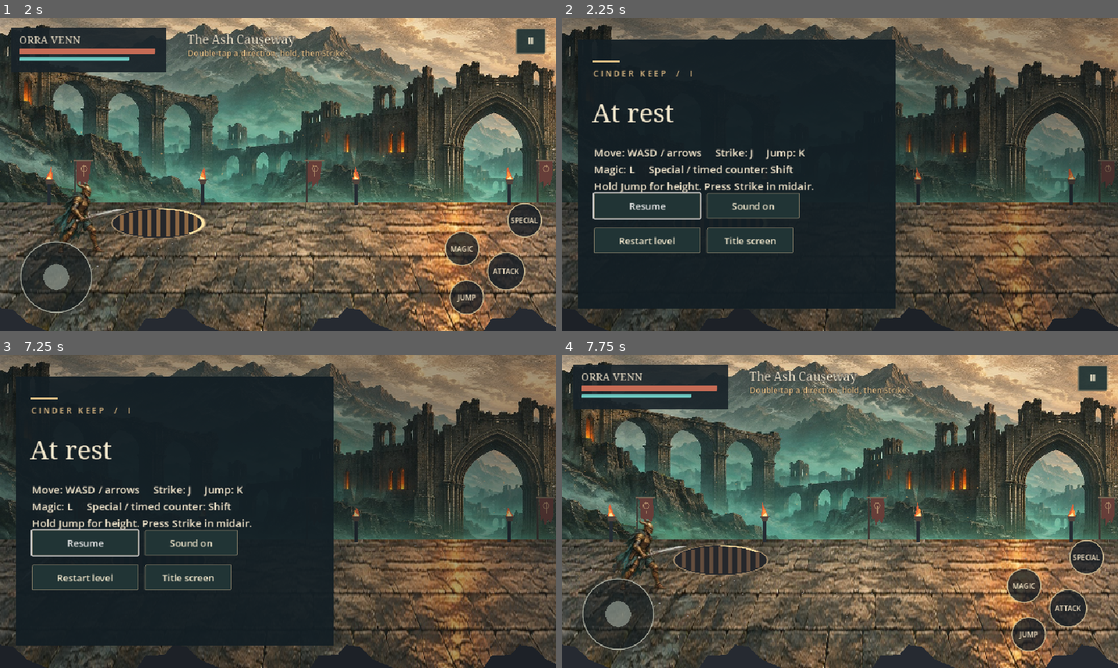
Above: before the commit, frames 1-4 (two rows, left to right).
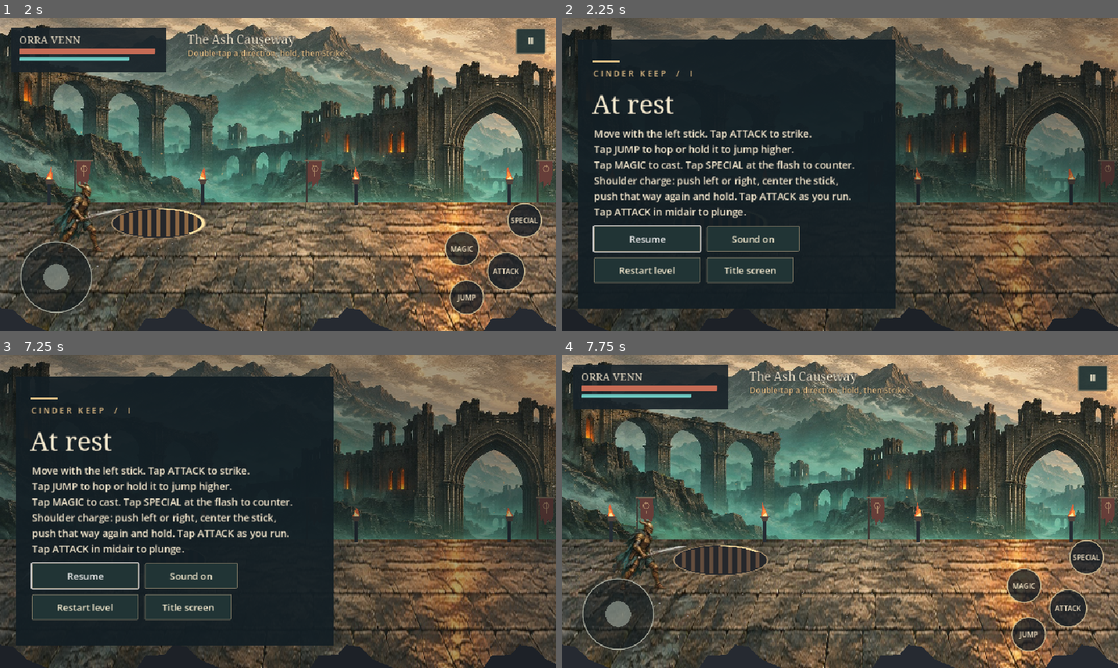
Above: after the commit, the same moments.

Repository: AmosLain/shadowrealms
Game: Godot game, scene res://scenes/Keep.tscn
Same seed, same stepped clock (60 frames per second), same inputs: the game is played once before the commit and once after it.
Inputs (mouse positions are in pixels of both pictures, inside the frame that each line leads up to):
- Up to frame 1 (2 s): click "Enter the keep" at 0.5 s; click "Begin with Orra Venn" at 1.25 s
- Up to frame 2 (2.25 s): click "Ⅱ" at 2 s
- Up to frame 3 (7.25 s): click "Resume" at 2.75 s; tap A (left) every 0.75 s from 3.5 to 6.5 s; move the mouse to (400, 495) at 3.52 s; hold D (right) 3.53-4.25 s; tap J (attack) at 3.6, 6.6 s; click (400, 495) at 3.67 s; tap K (jump) at 3.77, 4.07, 5.3, 6.77, 7.07 s; tap L (magic) at 3.8, 6.8 s; drag from (166, 527) to (88, 589) at 4.27 s; move the mouse to (333, 442) at 5.02 s; hold D (right) 5.03-5.75 s; tap Shift (special) at 5.1 s; drag from (250, 574) to (127, 589) at 5.77 s; move the mouse to (444, 558) at 6.52 s; hold A (left) from 6.53 s (still down); tap Escape (pause) at 7.15 s
- Up to frame 4 (7.75 s): release A (left) at 7.25 s; click "Restart level" at 7.25 s

Frame 1 is identical in both runs. In frame 2, 7.1% of the frame differs, in the area x 5-53%, y 24-85%; in frame 3, 7.1%; in frame 4, nothing differs.

Commit message:
Show device and hero controls in the pause menu

Diff:
--- a/scripts/interface.gd
+++ b/scripts/interface.gd
@@ -6,6 +6,7 @@
 var panel: Control
 var hud: Control
 var touch
+var touch_controls := DisplayServer.is_touchscreen_available()
 var hero_name:Label
 var buff:Label
 var hp: ProgressBar
@@ -98,7 +99,7 @@
 		panel.remove_child(child)
 		child.queue_free()
 	hud.visible=which=="play"
-	touch.visible=hud.visible and DisplayServer.is_touchscreen_available()
+	touch.visible=hud.visible and touch_controls
 	touch.reset()
 	panel.visible=which!="play"
 	if not panel.visible: return
@@ -130,17 +131,45 @@
 			preview.configure(arena.selected,arena)
 			preview.position=Vector2(722,407)
 			preview.scale=Vector2.ONE*2.35
-		"pause","lost","won":
-			var title:String={"pause":"At rest","lost":"The oath falls","won":"The final silence"}[which]
+		"pause":
+			label(panel,"At rest",52,116,45,ivory,true)
+			label(panel,control_help(),55,187,17,ivory)
+			button(panel,"Resume",55,359,184,arena.pause_game).grab_focus()
+			audio_button(250,359)
+			button(panel,"Restart level",55,413,184,func(): arena.begin(0))
+			button(panel,"Title screen",250,413,150,func(): arena.level_state="title"; menu("title"))
+		"lost","won":
+			var title:String={"lost":"The oath falls","won":"The final silence"}[which]
 			label(panel,title,52,131,45,ivory,true)
-			var msg:String={"pause":"Move: WASD / arrows     Strike: J     Jump: K\nMagic: L     Special / timed counter: Shift\nHold Jump for height. Press Strike in midair.","lost":"Return to the last encounter with restored vitality.","won":"The last bell falls silent. Dawn reaches Cinder Keep."}[which]
+			var msg:String={"lost":"Return to the last encounter with restored vitality.","won":"The last bell falls silent. Dawn reaches Cinder Keep."}[which]
 			label(panel,msg,55,219,18,ivory)
 			if which=="won": label(panel,"Timed counters this run: %d" % arena.counters,55,270,17,gold)
-			if which=="pause":
-				button(panel,"Resume",55,302,184,arena.pause_game).grab_focus()
-				audio_button(250,302)
-			button(panel,"Retry encounter" if which=="lost" else "Restart level",55,362,184,func(): arena.begin(arena.checkpoint,arena.checkpoint_counters) if which=="lost" else arena.begin())
+			if which=="lost":
+				button(panel,"Retry encounter",55,362,184,func(): arena.begin(arena.checkpoint,arena.checkpoint_counters))
+			else:
+				button(panel,"Restart level",55,362,184,func(): arena.begin())
 			button(panel,"Title screen",250,362,150,func(): arena.level_state="title"; menu("title"))
+
+func control_help() -> String:
+	var lines:PackedStringArray
+	if touch_controls:
+		lines.append("Move with the left stick. Tap ATTACK to strike.")
+		lines.append("Tap JUMP to hop or hold it to jump higher.")
+		lines.append("Tap MAGIC to cast. Tap SPECIAL at the flash to counter.")
+		if arena.selected=="warden":
+			lines.append("Shoulder charge: push left or right, center the stick,")
+			lines.append("push that way again and hold. Tap ATTACK as you run.")
+	else:
+		lines.append("Move: WASD / arrows     Strike: J     Jump: K (hold for height)")
+		lines.append("Magic: L     Special / timed counter: Shift")
+		if arena.selected=="warden":
+			lines.append("Shoulder charge: double-tap left or right and hold.")
+			lines.append("Press J once running.")
+	var aerial:String={"warden":"plunge","seer":"rain embers","swift":"dive forward"}[arena.selected]
+	var strike:="Tap ATTACK" if touch_controls else "Press J"
+	lines.append("%s in midair to %s." % [strike,aerial])
+	return "\n".join(lines)
+
 func audio_button(x,y):
 	var b=button(panel,"",x,y,160,func(): arena.sound.toggle(); menu(arena.level_state))
 	b.text="Sound off" if arena.sound.muted else "Sound on"
--- /dev/null
+++ b/tests/control_help.gd
@@ -0,0 +1,47 @@
+extends SceneTree
+
+var errors:=0
+
+func _initialize(): call_deferred("run")
+
+func check(ok:bool, description:String):
+	if ok: print("PASS ",description)
+	else:
+		errors+=1
+		push_error(description)
+
+func run():
+	var game=load("res://scenes/Keep.tscn").instantiate()
+	game.save_path=""
+	root.add_child(game)
+	var ui=game.ui
+	var args:=OS.get_cmdline_user_args()
+	for use_touch in [false,true]:
+		ui.touch_controls=use_touch
+		for hero in ["warden","seer","swift"]:
+			game.selected=hero
+			game.begin()
+			check(ui.touch.visible==use_touch,"controls use the selected input scheme")
+			game.pause_game()
+			await process_frame
+			var help:Label
+			var resume:Button
+			for child in ui.panel.get_children():
+				if child is Button and child.text=="Resume": resume=child
+				if child is Label and child.text.contains("midair"): help=child
+			if not is_instance_valid(help) or not is_instance_valid(resume):
+				check(false,"pause help and Resume button exist")
+				continue
+			var words:=help.text
+			check(words.contains("left stick") if use_touch else words.contains("WASD"),"pause shows movement for the active device")
+			check(words.contains("ATTACK") if use_touch else words.contains("Press J"),"pause shows the correct attack control")
+			check(words.contains("Shoulder charge")== (hero=="warden"),"shoulder instructions belong to Orra")
+			check(words.contains({"warden":"plunge","seer":"rain embers","swift":"dive forward"}[hero]),"pause describes the selected aerial attack")
+			var bounds:=help.get_rect()
+			check(bounds.end.x<575 and bounds.end.y<resume.position.y,"instructions fit inside the panel and above Resume")
+			if not args.is_empty() and hero=="warden":
+				await RenderingServer.frame_post_draw
+				root.get_texture().get_image().save_png(args[0].path_join("pause-touch.png" if use_touch else "pause-keyboard.png"))
+	game.free()
+	await process_frame
+	quit(1 if errors else 0)
